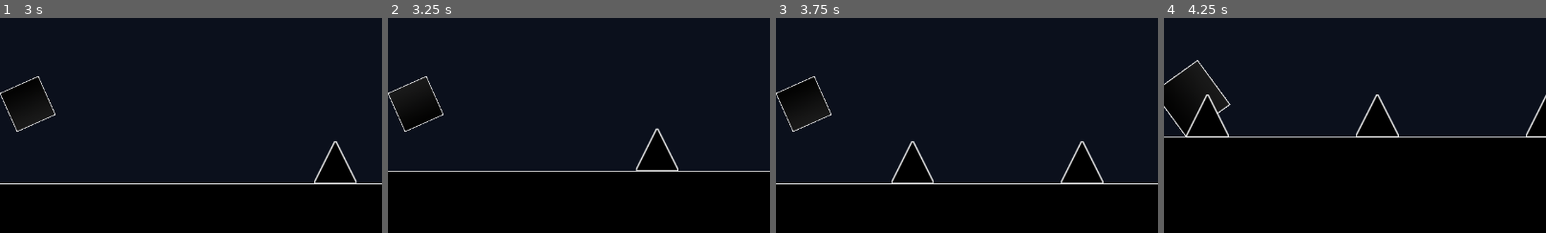
Above: before the commit, frames 1-4 (left to right).
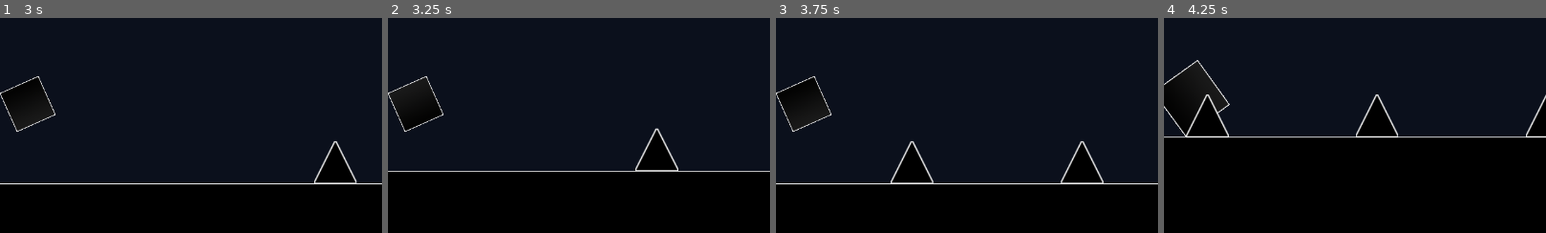
Above: after the commit, the same moments.

Repository: 0xPD33/GeometryDashGodot
Game: Godot game, scene res://Scenes/Level1.tscn
Two runs of this game, one before a commit and one after it. Both use one fixed random seed, a clock stepped at 60 frames per second and the inputs below.
Inputs:
- Up to frame 1 (3 s): tap Space (jump) at 0.5, 0.6, 0.77, 1.07, 1.25, 1.35, 1.52, 1.82, 2, 2.1, 2.75, 2.85 s
- Up to frame 2 (3.25 s): tap Space (jump) at 3.02 s
- Up to frame 3 (3.75 s): tap Space (jump) at 3.32, 3.5, 3.6 s
- Up to frame 4 (4.25 s): tap Space (jump) at 3.77, 4.07 s
The pictures show only the part of the screen within x 46-96%, y 30-80%; the shares and areas given below are measured in that part.

Frame 1 is identical in both runs. In frame 2, 0.2% of the frame differs, in the area x 64-74%, y 51-72%; in frame 3, 0.3%; in frame 4, 0.3%, in the area x 10-62%, y 23-56%.

Commit message:
added jump and death sfx

Diff:
--- a/Scenes/Level1.tscn
+++ b/Scenes/Level1.tscn
@@ -73,6 +73,11 @@
 0/autotile/z_index_map = [  ]
 0/occluder_offset = Vector2( 0, 0 )
 0/navigation_offset = Vector2( 0, 0 )
+0/shape_offset = Vector2( 0, 0 )
+0/shape_transform = Transform2D( 1, 0, 0, 1, 0, 0 )
+0/shape = SubResource( 1 )
+0/shape_one_way = false
+0/shape_one_way_margin = 1.0
 0/shapes = [ {
 "autotile_coord": Vector2( 0, 0 ),
 "one_way": false,
@@ -177,6 +182,7 @@
 
 [node name="Terrain" type="TileMap" parent="."]
 tile_set = SubResource( 17 )
+cell_y_sort = true
 collision_layer = 2
 format = 1
 tile_data = PoolIntArray( 131113, 0, 0, 131114, 0, 1, 131115, 0, 1, 131116, 0, 1, 131117, 0, 3, 131120, 0, 0, 131121, 0 …(25330 unchanged characters)…
--- a/Scenes/Player.tscn
+++ b/Scenes/Player.tscn
@@ -1,7 +1,9 @@
-[gd_scene load_steps=6 format=2]
+[gd_scene load_steps=8 format=2]
 
 [ext_resource path="res://Assets/Textures/player.png" type="Texture" id=1]
 [ext_resource path="res://Scripts/Player.gd" type="Script" id=2]
+[ext_resource path="res://Assets/SFX/SFX_Jump_40.wav" type="AudioStream" id=3]
+[ext_resource path="res://Assets/SFX/burn_sfx.wav" type="AudioStream" id=4]
 
 [sub_resource type="RectangleShape2D" id=1]
 extents = Vector2( 32.0078, 31.9957 )
@@ -82,3 +84,12 @@
 
 [node name="DeathAnimation" type="AnimationPlayer" parent="."]
 anims/death_anim = SubResource( 3 )
+
+[node name="JumpSFX" type="AudioStreamPlayer2D" parent="."]
+stream = ExtResource( 3 )
+volume_db = -9.0
+pitch_scale = 1.1
+
+[node name="DeathSFX" type="AudioStreamPlayer2D" parent="."]
+stream = ExtResource( 4 )
+volume_db = -3.0
--- a/Scripts/Player.gd
+++ b/Scripts/Player.gd
@@ -24,6 +24,7 @@
 	if Input.is_action_just_pressed("jump"):
 		if is_on_floor():
 			velocity.y = jump_height
+			$JumpSFX.play()
 
 			# checks if the animation is playing or not. if it is: stop and play it again.
 			# fixes a bug that prevents the jump anim to play when performing multiple jumps in quick succession.
@@ -59,6 +60,7 @@
 	if not dead:
 		dead = true
 		lock_movement()
+		$DeathSFX.play()
 		$DeathAnimation.play("death_anim")
 		yield($DeathAnimation, "animation_finished")
 		queue_free()
Not shown, added: Assets/SFX/SFX_Jump_40.wav.import
Not shown, added: Assets/SFX/burn_sfx.wav.import
Not shown, added: Assets/SFX/SFX_Jump_40.wav
Not shown, added: Assets/SFX/burn_sfx.wav
